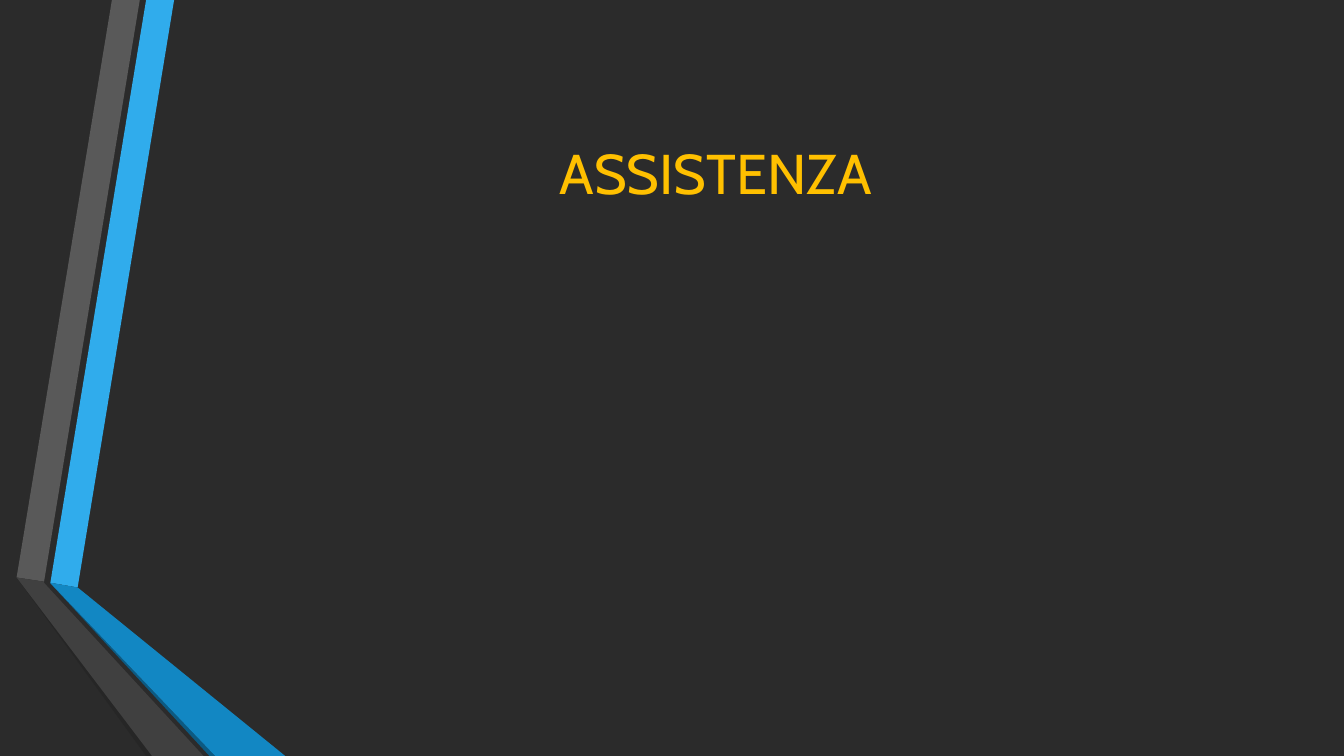
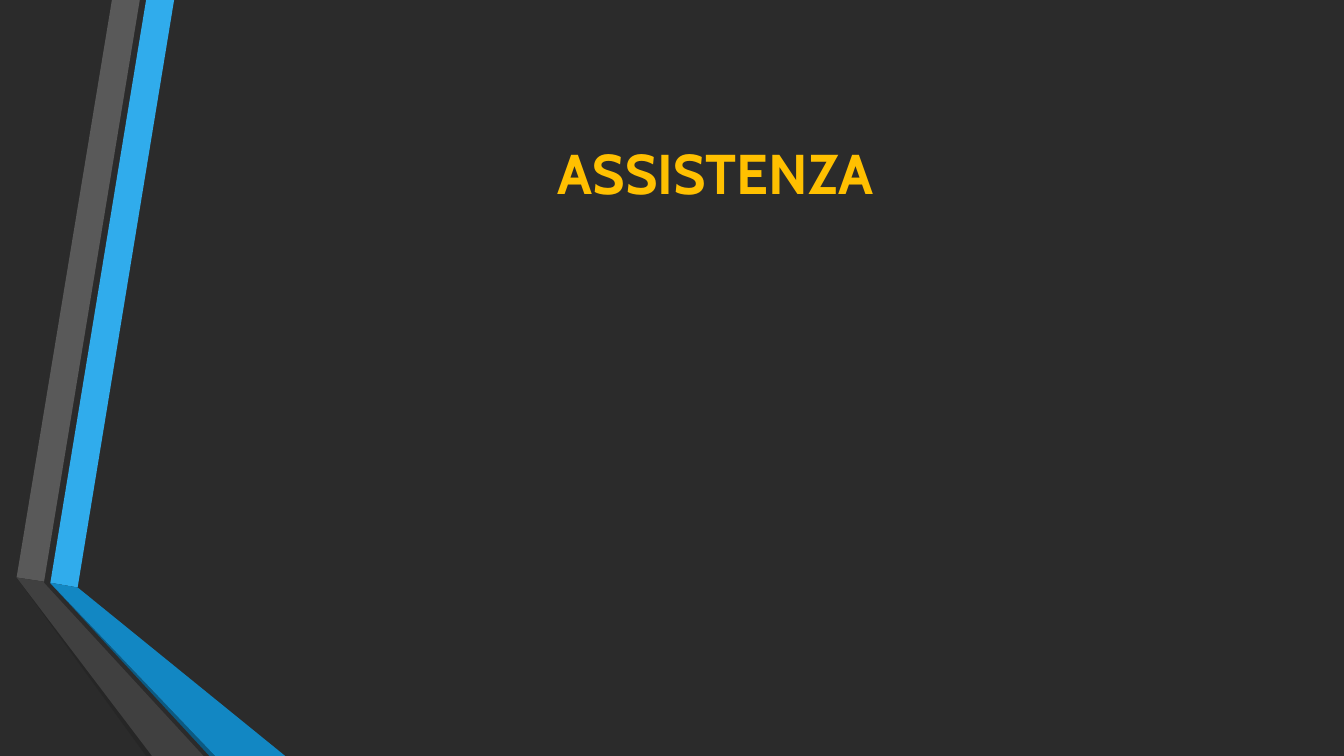
Before and after one commit to Lince99/GPOI, a slide deck: slide 9 of m0n0wall/Presentazione_M0n0wall.odp. Drawn at 1344x756 pixels with LibreOffice and Linux fonts; fonts in the diff are those of the drawing; background and template pictures are left out; a plain dark background stands for a picture behind light text. Boxes give left, top, right and bottom in pixels: in the first picture for what was removed or moved away, otherwise in the second. Text is boxed around its words. In the diff, an @@ line names an element or a change of style, - is before the commit and + after.

```diff
--- a/m0n0wall/Presentazione_M0n0wall.odp
+++ b/m0n0wall/Presentazione_M0n0wall.odp
@@ title "ASSISTENZA" at [558, 154, 874, 195]: bold on @@
```
Also in this commit, not shown: 8 other slides changed, 1 slide added, 1 slide removed, 5 other files.
